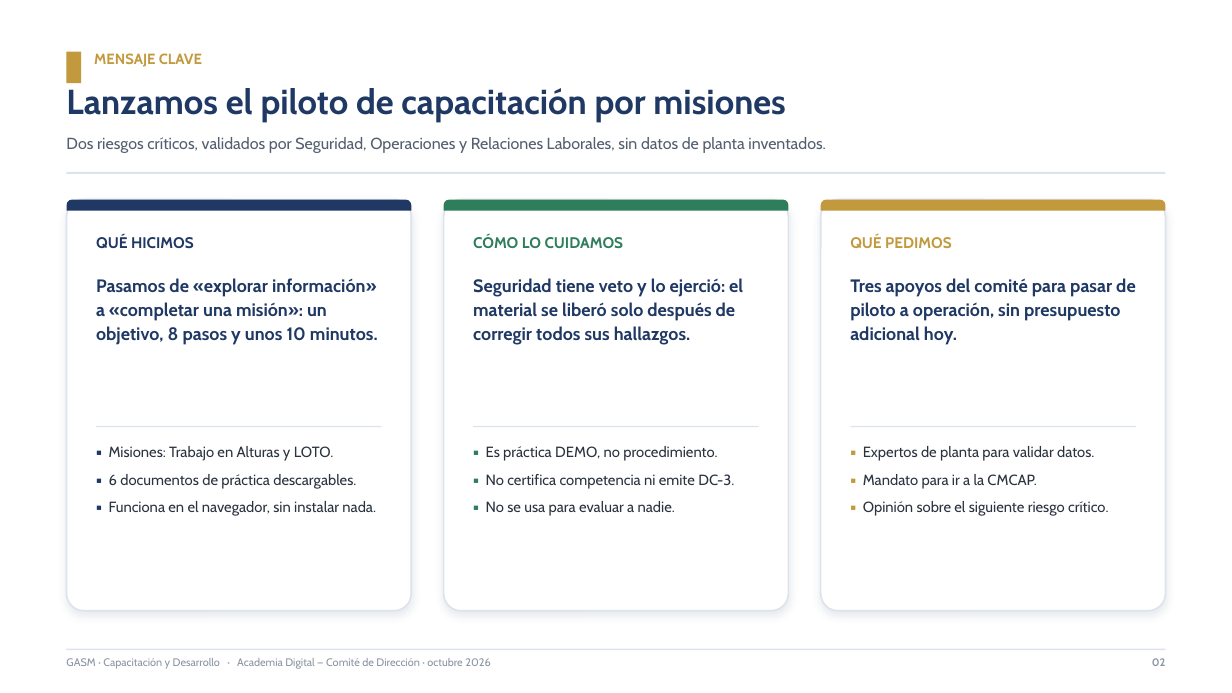
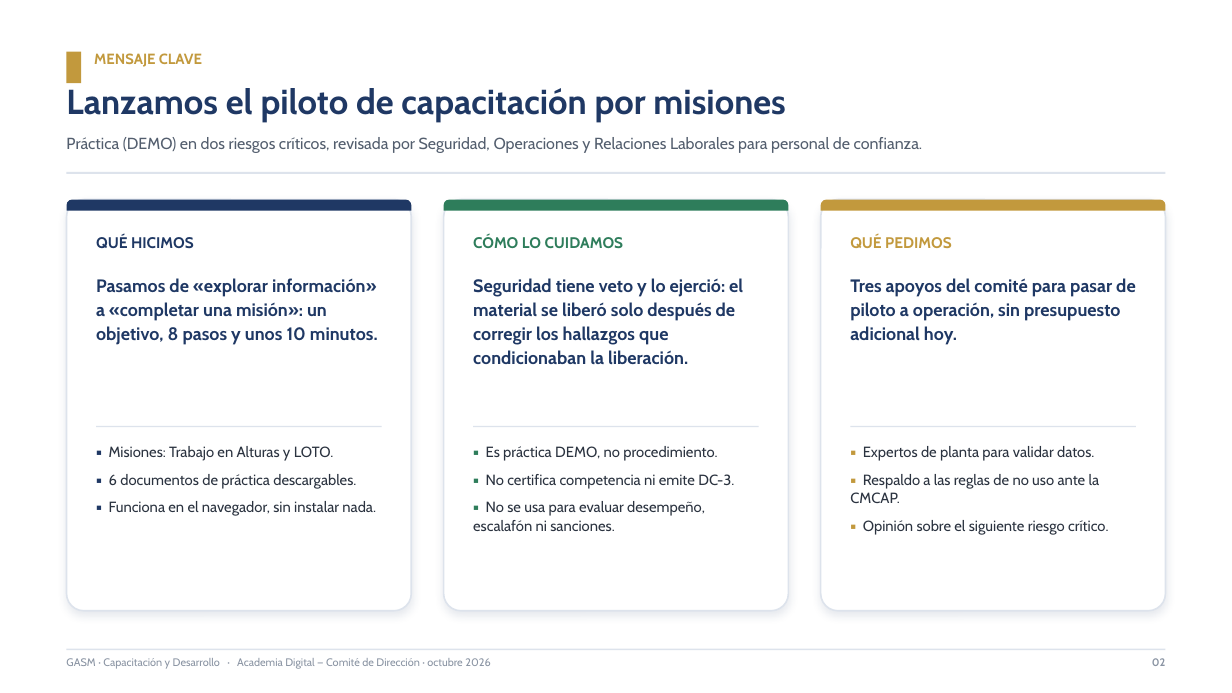
Before and after one commit to diegocardonaguzman03-maker/HR, a slide deck: slide 2 of entregables/2026-10-08-presentacion-comite/academia-digital-misiones-comite.pptx. Drawn at 1232x693 pixels with LibreOffice and Linux fonts; fonts in the diff are those of the drawing. Boxes give left, top, right and bottom in pixels: in the first picture for what was removed or moved away, otherwise in the second. Text is boxed around its words. In the diff, an @@ line names an element or a change of style, - is before the commit and + after.

```diff
--- a/entregables/2026-10-08-presentacion-comite/academia-digital-misiones-comite.pptx
+++ b/entregables/2026-10-08-presentacion-comite/academia-digital-misiones-comite.pptx
@@ text at <box>66,137,923,153</box>: text changed @@
-Dos riesgos críticos, validados por Seguridad, Operaciones y Relaciones Laborales, sin datos de planta inventados.
+Práctica (DEMO) en dos riesgos críticos, revisada por Seguridad, Operaciones y Relaciones Laborales para personal de confianza.
@@ text at <box>473,278,743,365</box>: text changed @@
-Seguridad tiene veto y lo ejerció: el material se liberó solo después de corregir todos sus hallazgos.
+Seguridad tiene veto y lo ejerció: el material se liberó solo después de corregir los hallazgos que condicionaban la liberación.
@@ text at <box>850,474,1100,503</box>: text changed @@
-▪ Mandato para ir a la CMCAP.
+▪ Respaldo a las reglas de no uso ante la CMCAP.
@@ text at <box>473,501,705,531</box>: text changed @@
-▪ No se usa para evaluar a nadie.
+▪ No se usa para evaluar desempeño, escalafón ni sanciones.
```
Also in this commit, not shown: 9 other slides changed.
